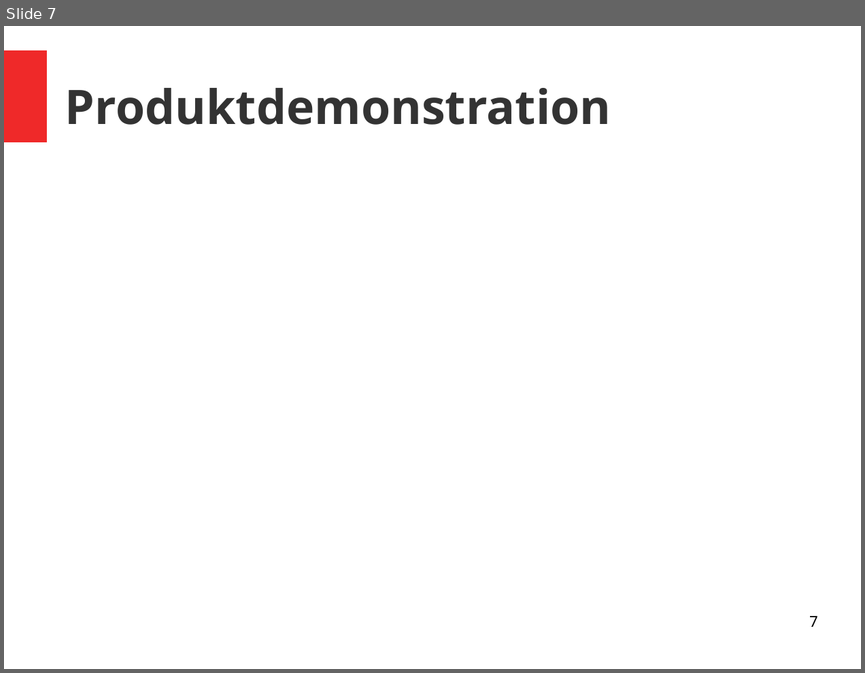
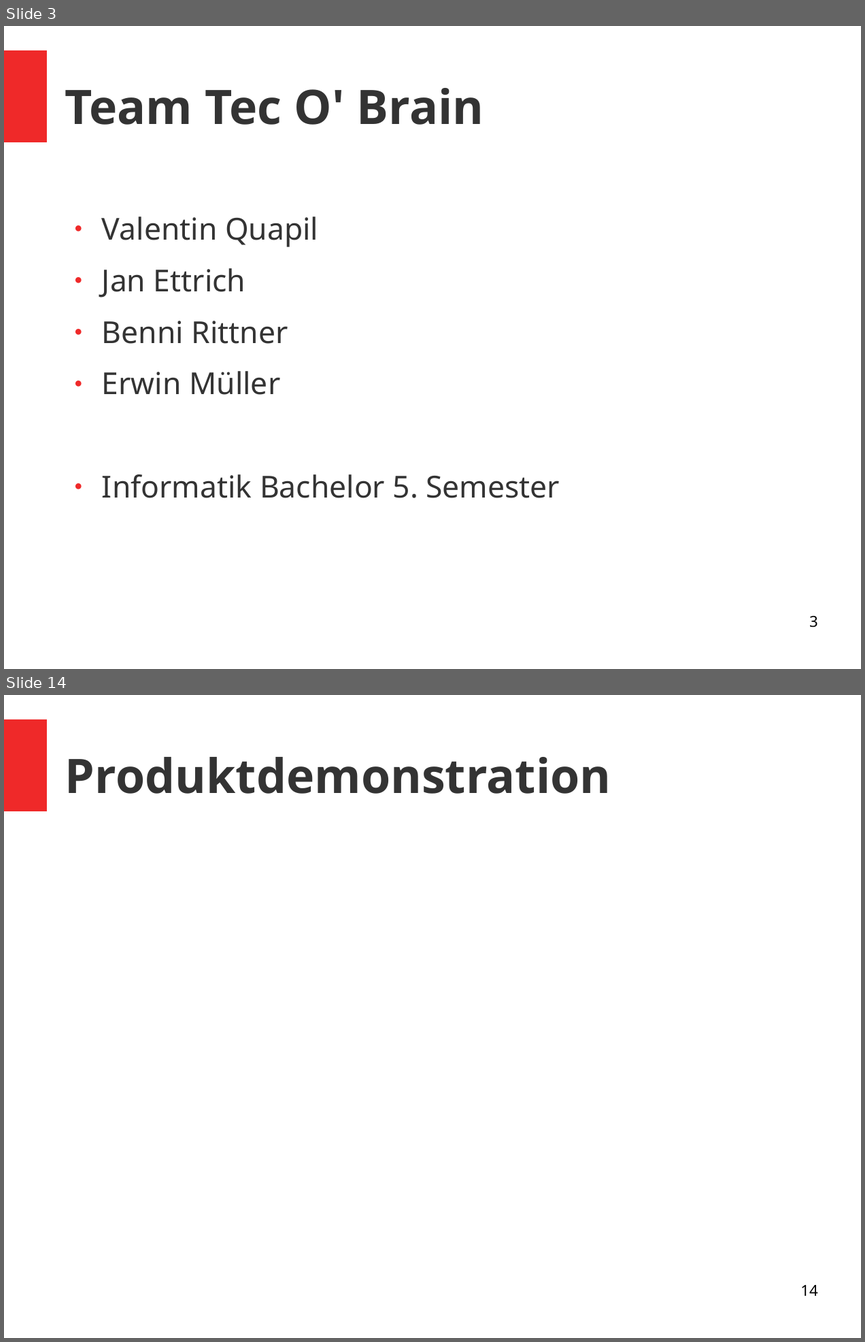
Before and after one commit to vlle1/dokumente-earablesKIT, a slide deck: Abschlusspräsi/Abschlusspräsi.odp. Shown one above the other, each under a label of ours: slide 7 before the commit, slides 3 and 14 after it; the slides between them are not shown. The pictures are 865x673 and 865x1342 pixels, drawn with LibreOffice and Linux fonts; fonts in the diff are those of the drawing. Boxes give left, top, right and bottom in pixels: in the first picture for what was removed or moved away, otherwise in the second. Text is boxed around its words. In the diff, an @@ line names an element or a change of style, - is before the commit and + after.

```diff
--- a/Abschlusspräsi/Abschlusspräsi.odp
+++ b/Abschlusspräsi/Abschlusspräsi.odp
@@ slide 3 added at [4,26,861,669], background #FFFFFF; not listed: 1 template element that a slide beside it also shows @@
@@ title added at [65,88,484,125], 44 pt, text #333333, bold @@
+Team Tec O' Brain
@@ text added at [102,216,560,498], 28 pt, text #333333 @@
+● Valentin Quapil
+● Jan Ettrich
+● Benni Rittner
+● Erwin Müller
+● Informatik Bachelor 5. Semester
@@ page number added at [809,616,818,627], 14 pt, text #000000 @@
+3
@@ what was slide 7 is now slide 14 @@
@@ page number at [800,1285,817,1295]: text changed @@
-7
+14
```
Also in this commit, not shown: 7 slides changed, 12 other slides added, 2 slides removed, 7 other files.
